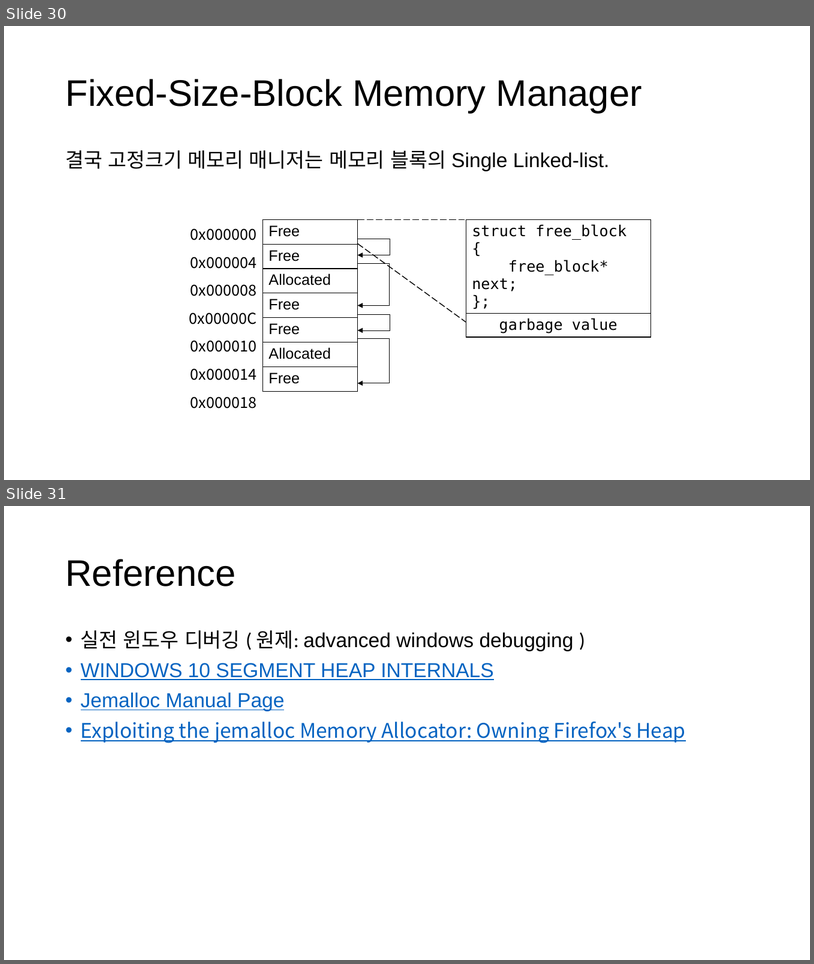
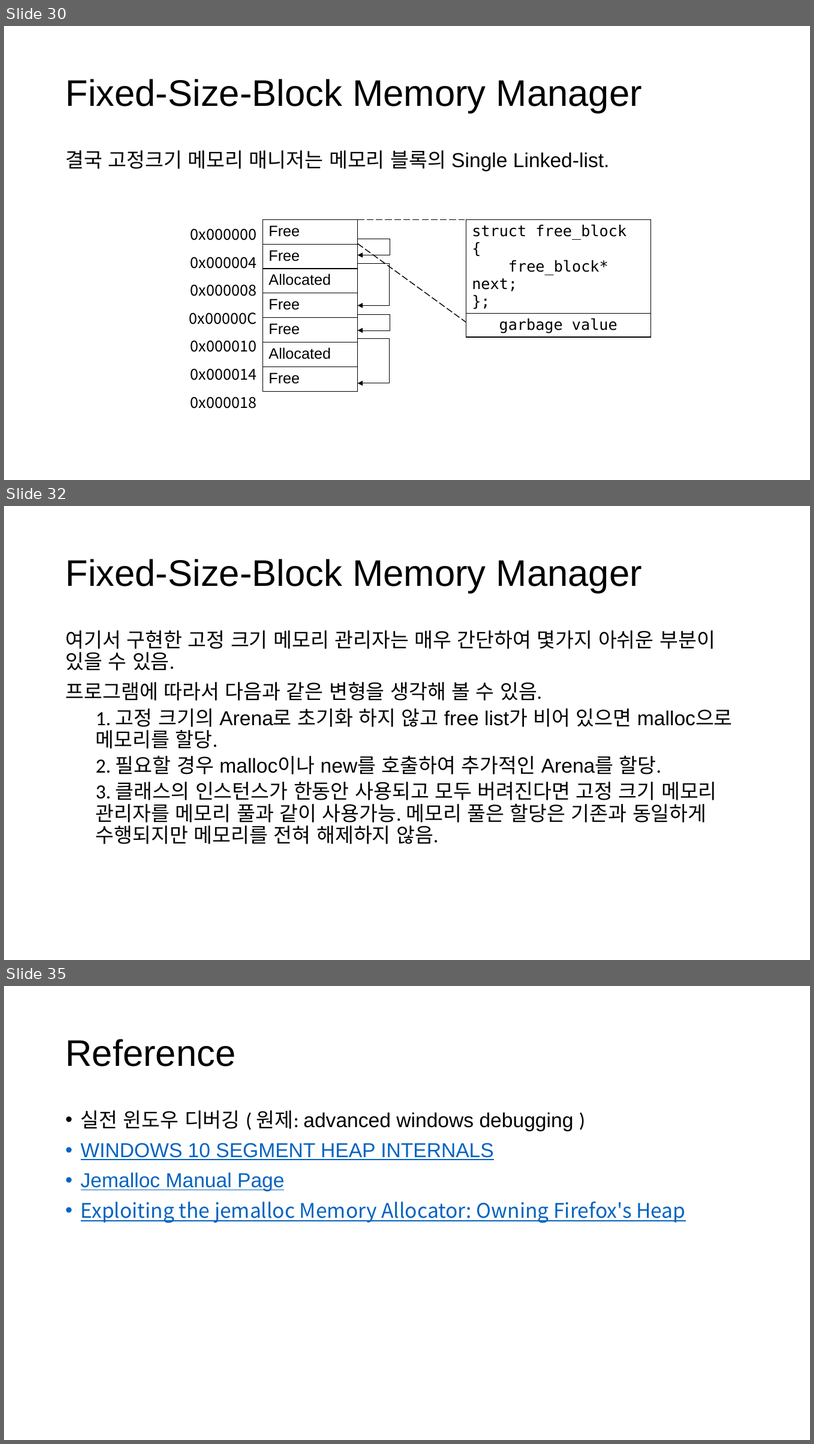
Before and after one commit to CppKorea/OptimizedCppStudy, a slide deck: 13th Study/Optimized C++ Study - Chapter 13, Optimize Memory Management.pptx. Shown one above the other, each under a label of ours: slides 30 and 31 before the commit, slides 30, 32 and 35 after it; the slides between them are not shown. The pictures are 814x964 and 814x1444 pixels, drawn with LibreOffice and Linux fonts; fonts in the diff are those of the drawing. Boxes give left, top, right and bottom in pixels: in the first picture for what was removed or moved away, otherwise in the second. Text is boxed around its words. In the diff, an @@ line names an element or a change of style, - is before the commit and + after.

```diff
--- a/13th Study/Optimized C++ Study - Chapter 13, Optimize Memory Management.pptx
+++ b/13th Study/Optimized C++ Study - Chapter 13, Optimize Memory Management.pptx
@@ slide 32 added at [4, 506, 810, 960], background #FFFFFF @@
@@ title added at [65, 559, 642, 593], 44 pt, text #000000 @@
+Fixed-Size-Block Memory Manager
@@ text added at [65, 630, 733, 844], 24 pt, text #000000 @@
+여기서 구현한 고정 크기 메모리 관리자는 매우 간단하여 몇가지 아쉬운 부분이 있을 수 있음.
+프로그램에 따라서 다음과 같은 변형을 생각해 볼 수 있음.
+  1. 고정 크기의 Arena로 초기화 하지 않고 free list가 비어 있으면 malloc으로 메모리를 할당.
+  2. 필요할 경우 malloc이나 new를 호출하여 추가적인 Arena를 할당.
+  3. 클래스의 인스턴스가 한동안 사용되고 모두 버려진다면 고정 크기 메모리 관리자를 메모리 풀과 같이 사용가능. 메모리 풀은 할당은 기존과 동일하게 수행되지만 메모리를 전혀 해제하지 않음.
@@ what was slide 31 is now slide 35 @@
```
Also in this commit, not shown: 1 slide changed, 3 other slides added.
